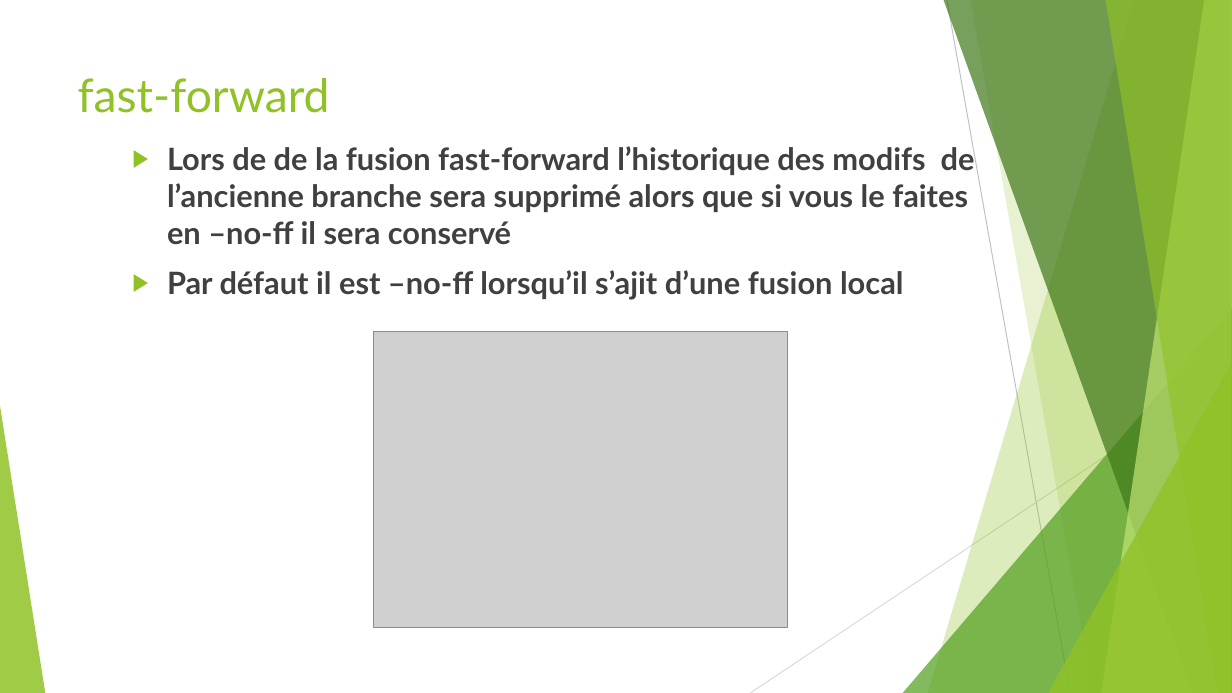
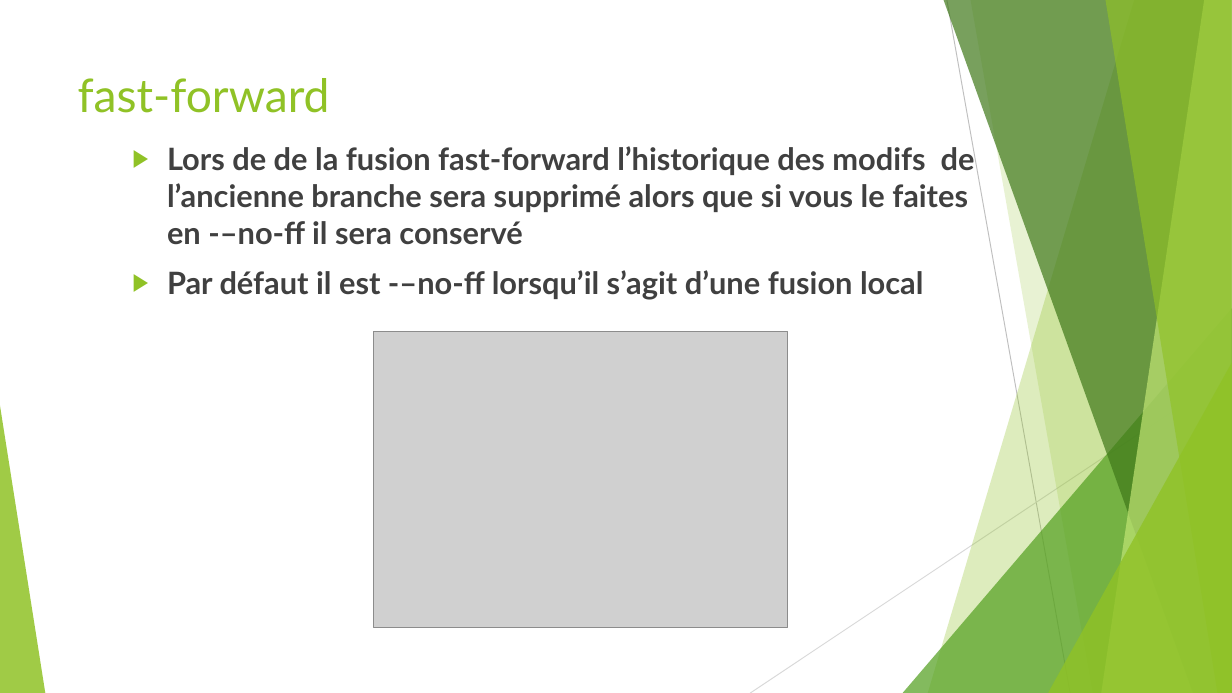
Before and after one commit to ousrah/DEV202, a slide deck: slide 47 of git/Formation Git.pptx. Drawn at 1232x693 pixels with LibreOffice and Linux fonts; fonts in the diff are those of the drawing; grey boxes stand for pictures. Boxes give left, top, right and bottom in pixels: in the first picture for what was removed or moved away, otherwise in the second. Text is boxed around its words. In the diff, an @@ line names an element or a change of style, - is before the commit and + after.

```diff
--- a/git/Formation Git.pptx
+++ b/git/Formation Git.pptx
@@ text at (167, 143, 975, 300): text changed @@
-▶ Lors de de la fusion fast-forward l’historique des modifs de l’ancienne branche sera supprimé alors que si vous le faites en –no-ff il sera conservé
-▶ Par défaut il est –no-ff lorsqu’il s’ajit d’une fusion local
+▶ Lors de de la fusion fast-forward l’historique des modifs de l’ancienne branche sera supprimé alors que si vous le faites en -–no-ff il sera conservé
+▶ Par défaut il est -–no-ff lorsqu’il s’agit d’une fusion local
```
Also in this commit, not shown: 3 other slides changed, 21 slides added, 1 slide removed.
